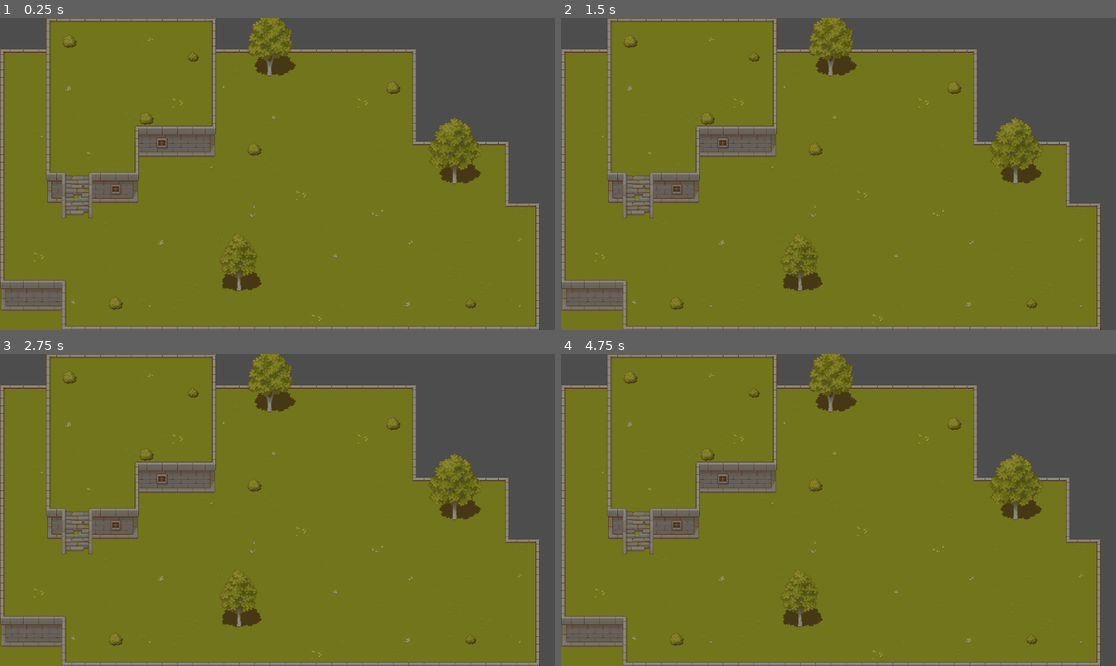
Above: before the commit, frames 1-4 (two rows, left to right).
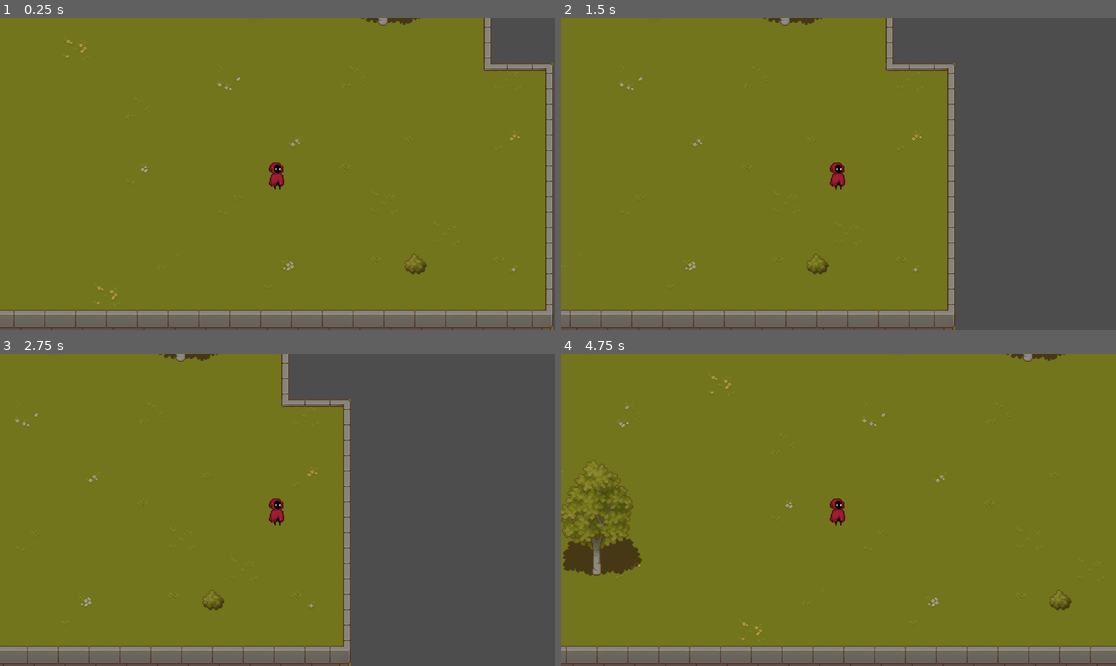
Above: after the commit, the same moments.

Repository: emilykrohn/Cast
Game: Godot game, scene res://Scenes/main.tscn
Two runs of this game, one before a commit and one after it. Both use one fixed random seed, a clock stepped at 60 frames per second and the inputs below. The project has no main scene, so this scene is started directly.
Inputs:
- Up to frame 1 (0.25 s): no input
- Up to frame 2 (1.5 s): tap Enter at 0.5 s; hold Right (ui_right) 0.53-1.28 s; hold Left (ui_left) from 1.28 s (still down)
- Up to frame 3 (2.75 s): release Left (ui_left) at 2.03 s; hold Right (ui_right) from 2.03 s (still down)
- Up to frame 4 (4.75 s): tap Space at 3.5 s; release Right (ui_right) at 3.53 s; hold Left (ui_left) from 3.53 s (still down)

The runs differ from the first frame. In frame 1, 29% of the frame differs, in the area x 0-100%, y 0-100%; in frame 2, 32%; in frame 3, 38%, in the area x 0-98%, y 0-100%; in frame 4, 33%.

Commit message:
Add script to player
Player can move left and right but only with the arrow keys

Diff:
--- a/Scenes/main.tscn
+++ b/Scenes/main.tscn
@@ -6,6 +6,7 @@
 [ext_resource type="Texture2D" uid="uid://df51ca624gtu8" path="res://Art/Environment/TX Tileset Wall.png" id="4_ycnbu"]
 [ext_resource type="Texture2D" uid="uid://dpy61hul0queq" path="res://Art/Environment/TX Plant.png" id="5_djeue"]
 [ext_resource type="Texture2D" uid="uid://5flvkwdihhdf" path="res://Art/Environment/TX Shadow Plant.png" id="6_1leb2"]
+[ext_resource type="PackedScene" uid="uid://roupub5c17d0" path="res://Scenes/player.tscn" id="7_gxy7k"]
 
 [sub_resource type="TileSetAtlasSource" id="TileSetAtlasSource_krqfr"]
 texture = ExtResource("1_r67on")
@@ -1344,3 +1345,6 @@
 layer_3/y_sort_origin = 0
 layer_3/z_index = 0
 layer_3/tile_data = PackedInt32Array(393244, 65541, 0, 393245, 131077, 0, 393246, 196613, 0, 458782, 196613, 1, 458781, …(746 unchanged characters)…
+
+[node name="Player" parent="Level1" instance=ExtResource("7_gxy7k")]
+position = Vector2(834, 499)
--- a/Scenes/player.tscn
+++ b/Scenes/player.tscn
@@ -1,6 +1,7 @@
-[gd_scene load_steps=39 format=3 uid="uid://roupub5c17d0"]
+[gd_scene load_steps=40 format=3 uid="uid://roupub5c17d0"]
 
 [ext_resource type="Texture2D" uid="uid://4ni8oj2h6mos" path="res://Art/AnimationSheet_Character.png" id="1_8p0i3"]
+[ext_resource type="Script" path="res://Scripts/player.gd" id="1_kw68t"]
 
 [sub_resource type="AtlasTexture" id="AtlasTexture_5v8yw"]
 atlas = ExtResource("1_8p0i3")
@@ -277,6 +278,7 @@
 height = 22.0
 
 [node name="Player" type="CharacterBody2D"]
+script = ExtResource("1_kw68t")
 
 [node name="AnimatedSprite2D" type="AnimatedSprite2D" parent="."]
 sprite_frames = SubResource("SpriteFrames_gkhjb")
--- /dev/null
+++ b/Scripts/player.gd
@@ -0,0 +1,14 @@
+extends CharacterBody2D
+
+
+const SPEED = 300.0
+const JUMP_VELOCITY = -400.0
+
+func _physics_process(delta):
+	var direction = Input.get_axis("ui_left", "ui_right")
+	if direction:
+		velocity.x = direction * SPEED
+	else:
+		velocity.x = move_toward(velocity.x, 0, SPEED)
+
+	move_and_slide()
Not shown: 1 places in Scenes/main.tscn that only renumber resources
